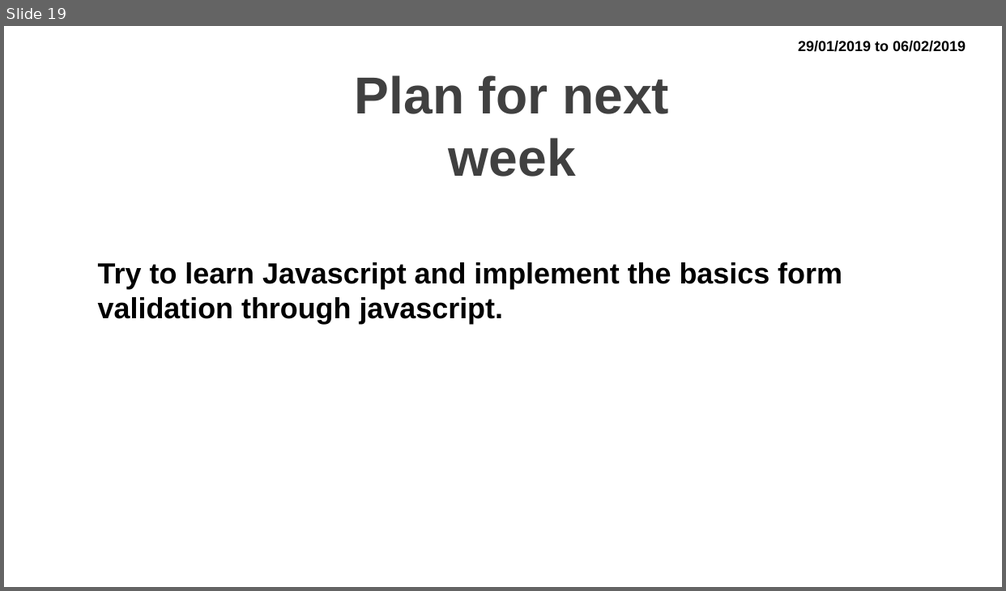
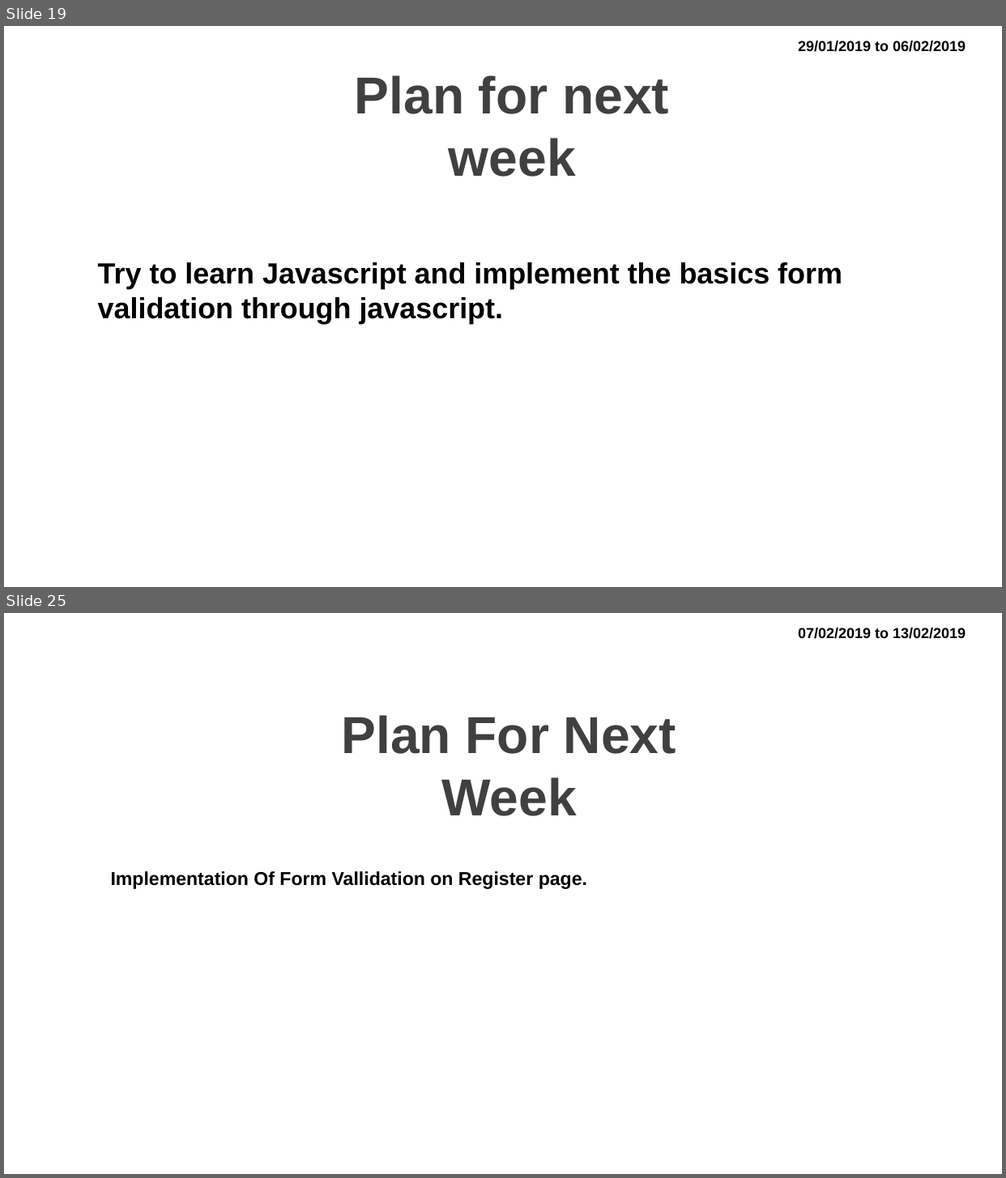
Before and after one commit to lostground97/WebD-Project, a slide deck: Presentation.pptx. Shown one above the other, each under a label of ours: slide 19 before the commit, slides 19 and 25 after it; the slides between them are not shown. The pictures are 1006x591 and 1006x1178 pixels, drawn with LibreOffice and Linux fonts; fonts in the diff are those of the drawing; background and template pictures are left out. Boxes give left, top, right and bottom in pixels: in the first picture for what was removed or moved away, otherwise in the second. Text is boxed around its words. In the diff, an @@ line names an element or a change of style, - is before the commit and + after.

```diff
--- a/Presentation.pptx
+++ b/Presentation.pptx
@@ slide 25 added at (4,613,1002,1174), background picture (left out) @@
@@ text added at (798,628,965,639), 14 pt, text #000000, bold @@
+07/02/2019 to 13/02/2019
@@ text added at (342,715,676,816), 50 pt, text pattern #808080 on #404040, bold @@
+Plan For Next Week
@@ text added at (111,871,587,889), 18 pt, text #000000, bold @@
+Implementation Of Form Vallidation on Register page.
```
Also in this commit, not shown: 5 other slides added, 4 other files.
